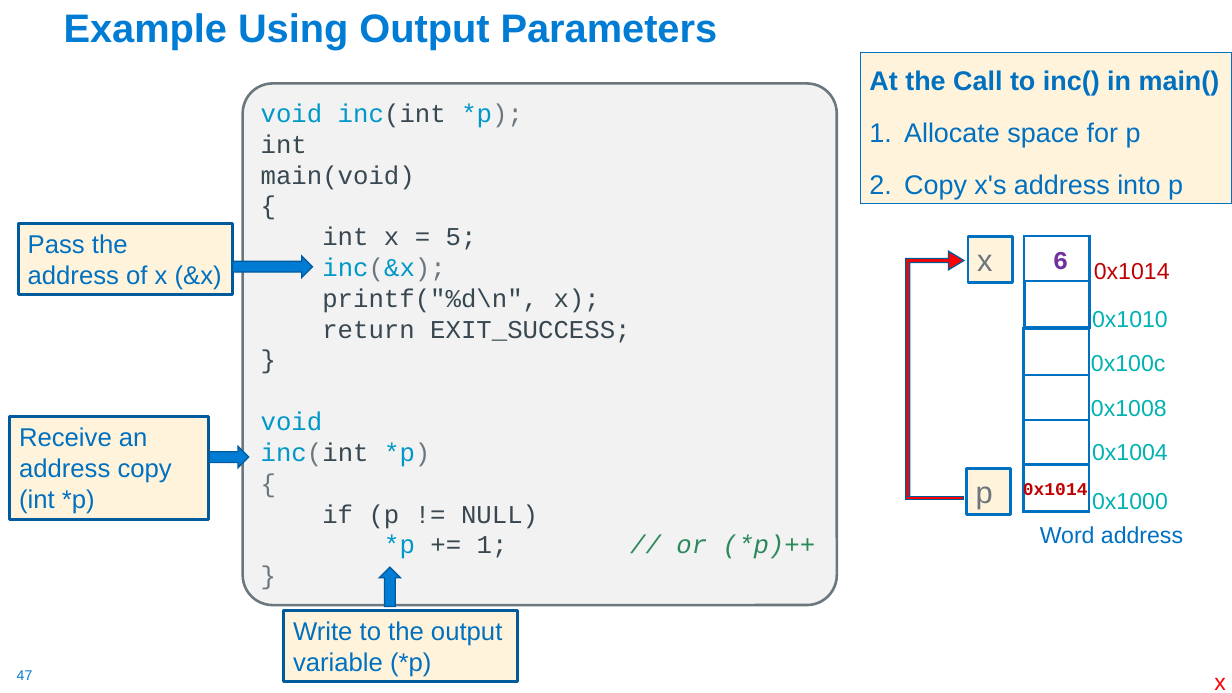
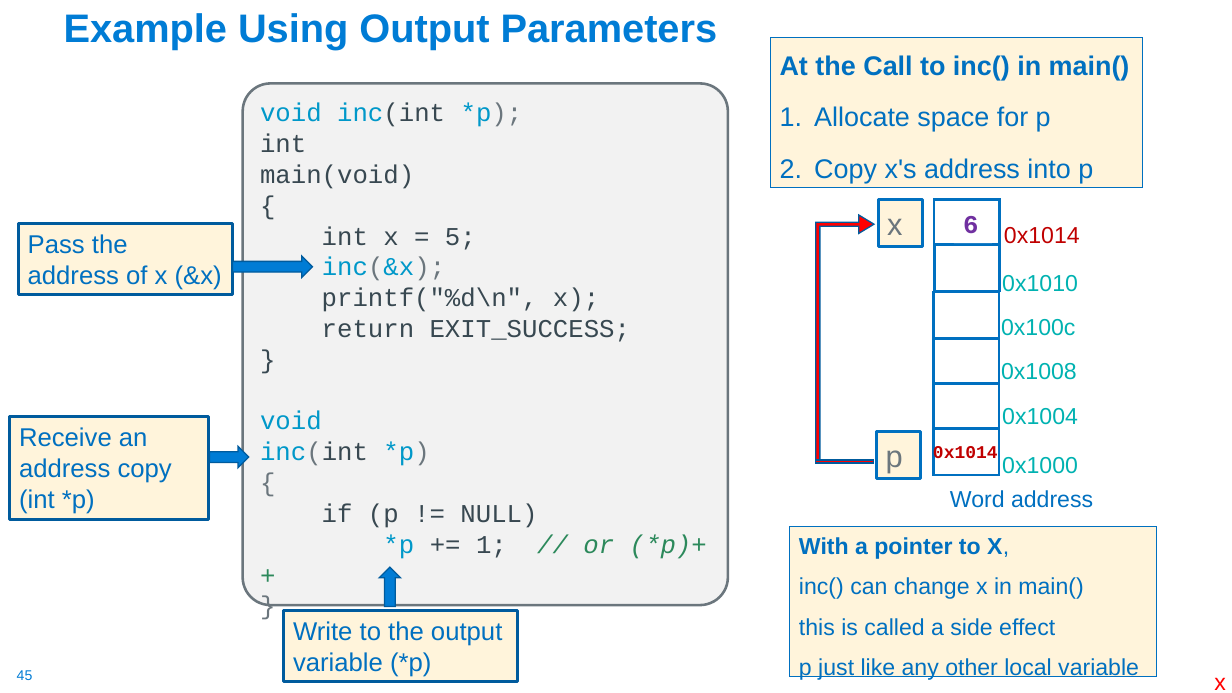
Before and after one commit to cse30-fa22/Muller_CSE30_Lecture_Slides, a slide deck: slide 45 of 03_C_Part2.pptx (slide 47 before the commit). Drawn at 1232x693 pixels with LibreOffice and Linux fonts; fonts in the diff are those of the drawing. Boxes give left, top, right and bottom in pixels: in the first picture for what was removed or moved away, otherwise in the second. Text is boxed around its words. In the diff, an @@ line names an element or a change of style, - is before the commit and + after.

```diff
--- a/03_C_Part2.pptx
+++ b/03_C_Part2.pptx
@@ text "At the Call to inc() ...": place and size @@
-text "At the Call to inc() ..." at box(860, 53, 1232, 203)
+text "At the Call to inc() ..." at box(771, 37, 1142, 188)
@@ rounded rectangle "void inc(int *p);": place and size @@
-rounded rectangle "void inc(int *p);" at box(243, 83, 837, 605)
+rounded rectangle "void inc(int *p);" at box(243, 83, 728, 605)
@@ 10 texts, 9 rectangles, 1 bent up arrow: place and size @@
-10 texts, 9 rectangles, 1 bent up arrow at box(905, 236, 1183, 544)
+10 texts, 9 rectangles, 1 bent up arrow at box(815, 200, 1093, 508)
@@ rectangle added at box(790, 527, 1157, 677), fill #FFF4DB, outline #0070C0 0.75 pt, 18 pt, text #0070C0 @@
+With a pointer to X,
+inc() can change x in main()
+this is called a side effect
+p just like any other local variable
@@ page number at box(17, 670, 33, 680): text changed @@
-47
+45
```
Also in this commit, not shown: 11 other slides changed, 4 slides added, 3 slides removed, 1 other file.
